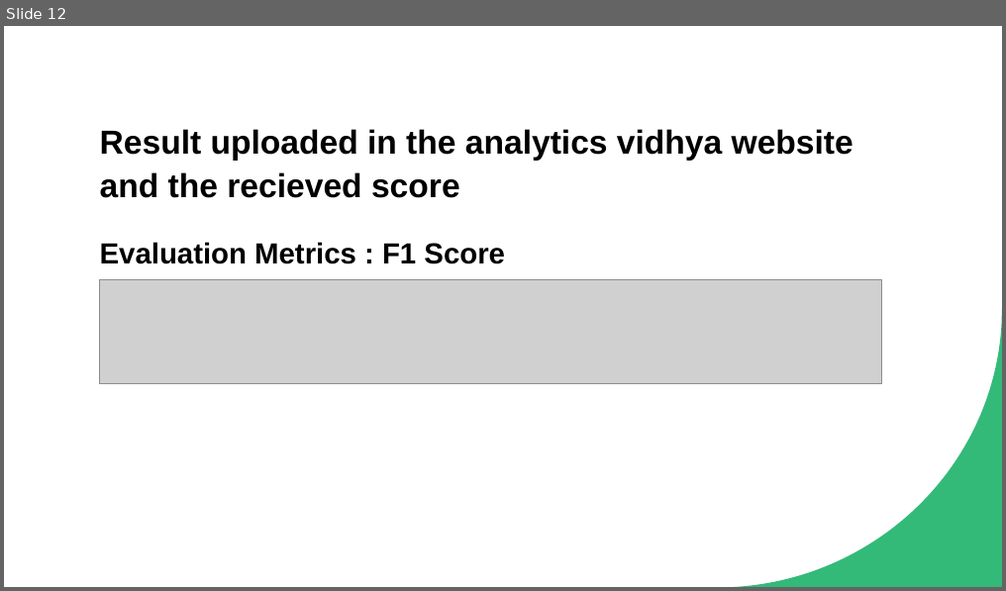
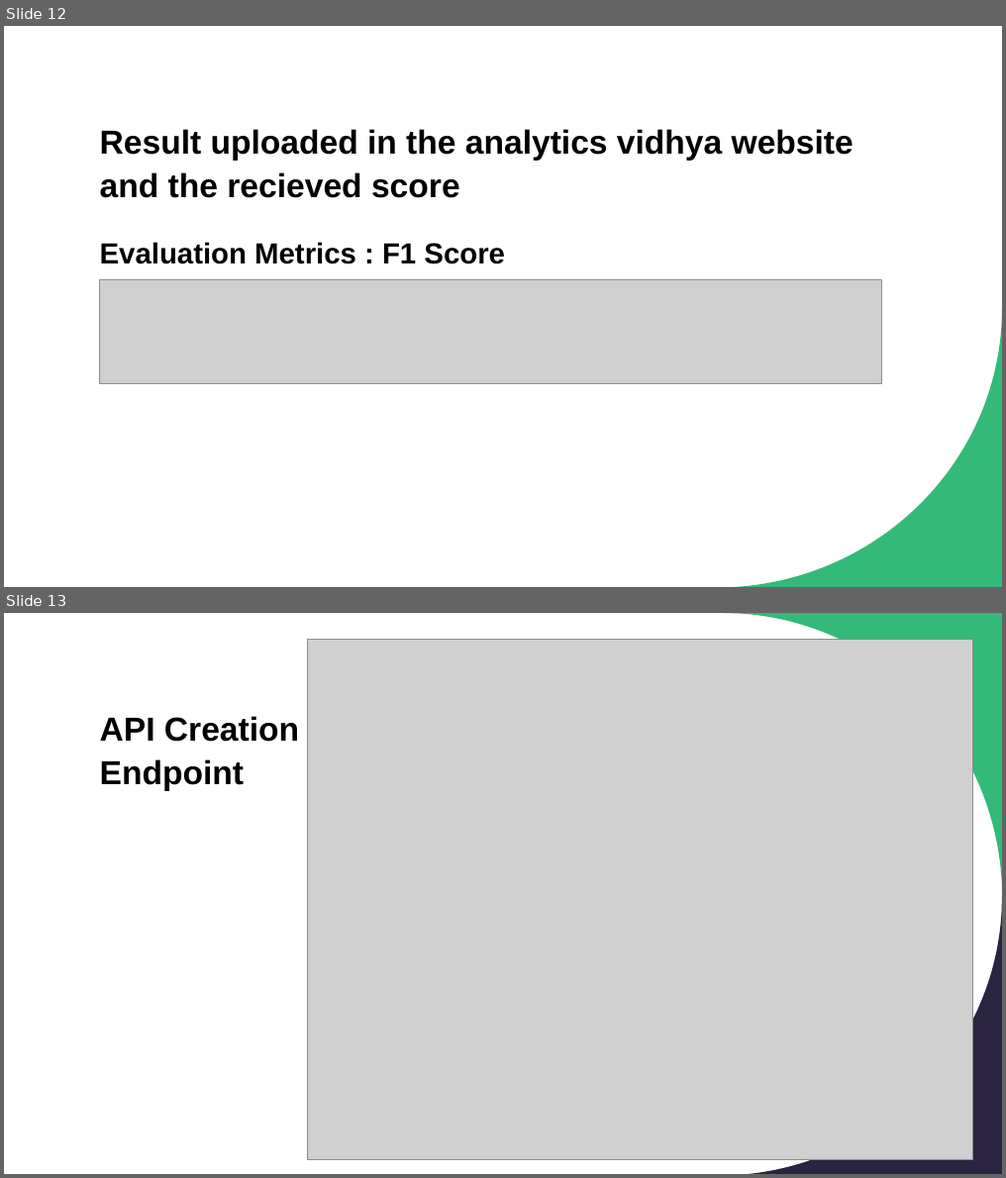
Before and after one commit to mohamedsuhaib88/HRAnalyticsHack, a slide deck: HackathonPPt - Mohamed Suhaib.pptx. Shown one above the other, each under a label of ours: slide 12 before the commit, slides 12 and 13 after it. The pictures are 1006x591 and 1006x1178 pixels, drawn with LibreOffice and Linux fonts; fonts in the diff are those of the drawing; grey boxes stand for pictures. Boxes give left, top, right and bottom in pixels: in the first picture for what was removed or moved away, otherwise in the second. Text is boxed around its words. In the diff, an @@ line names an element or a change of style, - is before the commit and + after.

```diff
--- a/HackathonPPt - Mohamed Suhaib.pptx
+++ b/HackathonPPt - Mohamed Suhaib.pptx
@@ slide 13 added at (4,613,1002,1174), background #FFFFFF; not listed: 1 template element that a slide beside it also shows @@
@@ rectangle added at (4,613,1002,1174), fill #FFFFFF @@
@@ picture added at (307,639,973,1160) @@
@@ freeform shape added at (724,613,1002,891), fill #33BA79 @@
@@ title added at (100,716,299,791), 32 pt, text #000000, bold @@
+API Creation Endpoint
@@ freeform shape added at (725,897,1002,1174), fill #2A2441 @@
```
